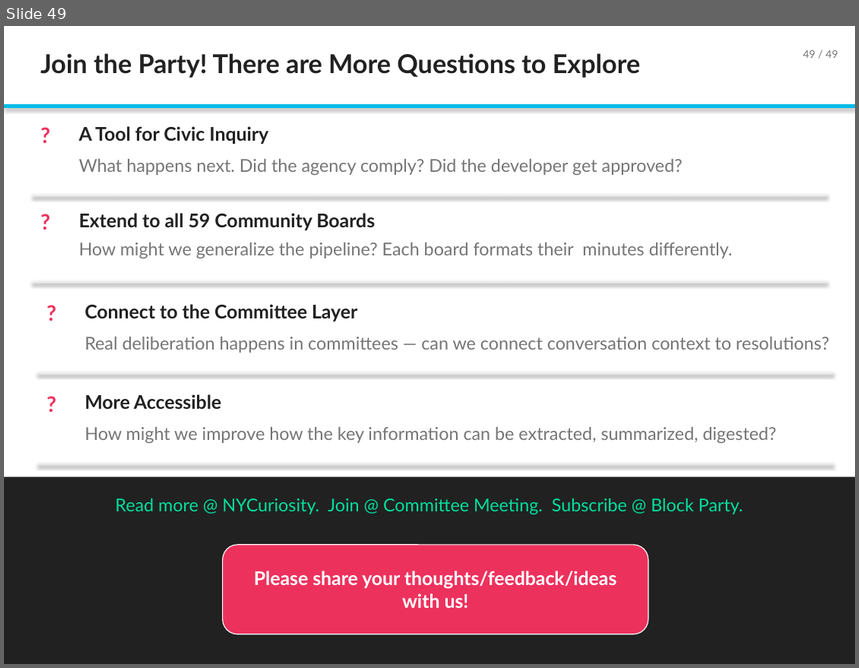
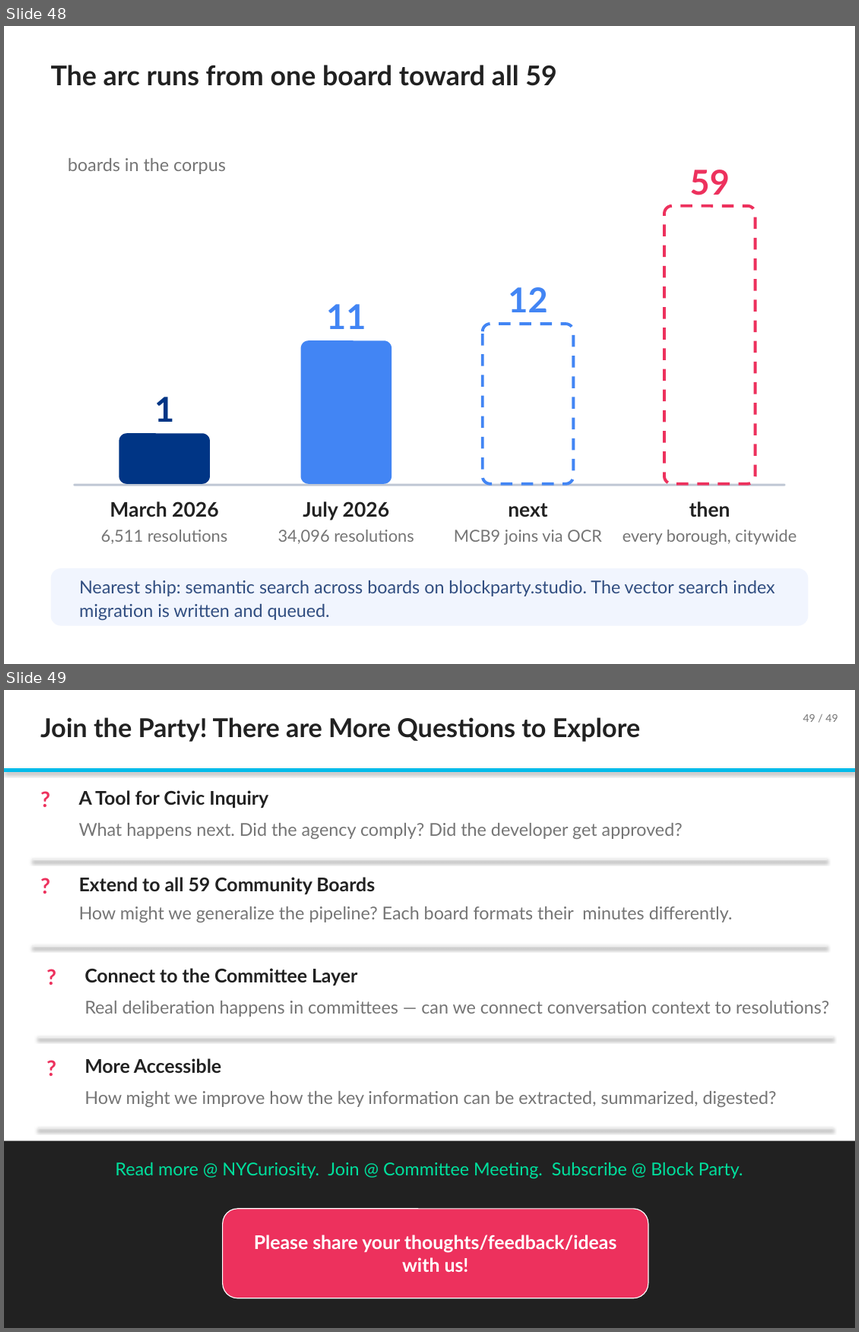
Before and after one commit to TalR24/nycur-data-website, a slide deck: cb-resolutions/block_party_july2026/Building_an_AI_Knowledge_Base_for_NYC_Community_Boards_July2026.pptx. Shown one above the other, each under a label of ours: slide 49 before the commit, slides 48 and 49 after it. The pictures are 859x668 and 859x1332 pixels, drawn with LibreOffice and Linux fonts; fonts in the diff are those of the drawing. Boxes give left, top, right and bottom in pixels: in the first picture for what was removed or moved away, otherwise in the second. Text is boxed around its words. In the diff, an @@ line names an element or a change of style, - is before the commit and + after.

```diff
--- a/cb-resolutions/block_party_july2026/Building_an_AI_Knowledge_Base_for_NYC_Community_Boards_July2026.pptx
+++ b/cb-resolutions/block_party_july2026/Building_an_AI_Knowledge_Base_for_NYC_Community_Boards_July2026.pptx
@@ slide 48 added at box(4, 26, 855, 664), background #FFFFFF @@
@@ text added at box(51, 65, 557, 86), 23 pt, text #212121, bold @@
+The arc runs from one board toward all 59
@@ text added at box(68, 158, 226, 174), 15 pt, text #757575 @@
+boards in the corpus
@@ text added at box(690, 170, 730, 195), 29 pt, text #ED315D, bold @@
+59
@@ rounded rectangle added at box(664, 206, 756, 485), outline #ED315D 2.5 pt dashed @@
@@ text added at box(508, 287, 547, 313), 29 pt, text #4285F4, bold @@
+12
@@ text added at box(326, 304, 366, 329), 29 pt, text #4285F4, bold @@
+11
@@ rounded rectangle added at box(301, 341, 392, 484), fill #4285F4 @@
@@ rounded rectangle added at box(482, 324, 573, 484), outline #4285F4 2.5 pt dashed @@
@@ text added at box(154, 397, 174, 422), 29 pt, text #003585, bold @@
+1
@@ rounded rectangle added at box(119, 433, 210, 484), fill #003585 @@
@@ rounded rectangle added at box(74, 484, 786, 487), fill #BFC7D4 @@
@@ text added at box(110, 502, 218, 517), 17 pt, text #212121, bold @@
+March 2026
@@ text added at box(303, 502, 389, 521), 17 pt, text #212121, bold @@
+July 2026
@@ text added at box(508, 503, 548, 517), 17 pt, text #212121, bold @@
+next
@@ text added at box(690, 502, 731, 517), 17 pt, text #212121, bold @@
+then
@@ text added at box(101, 530, 228, 544), 14 pt, text #757575 @@
+6,511 resolutions
@@ text added at box(278, 530, 414, 544), 14 pt, text #757575 @@
+34,096 resolutions
@@ text added at box(454, 530, 602, 545), 14 pt, text #757575 @@
+MCB9 joins via OCR
@@ text added at box(623, 530, 797, 545), 14 pt, text #757575 @@
+every borough, citywide
@@ rounded rectangle added at box(51, 569, 808, 627), fill #F1F5FE, 15 pt, text #304D80 @@
+Nearest ship: semantic search across boards on blockparty.studio. The vector search index migration is written and queued.
```
Also in this commit, not shown: 11 other slides added, 12 slides removed.
